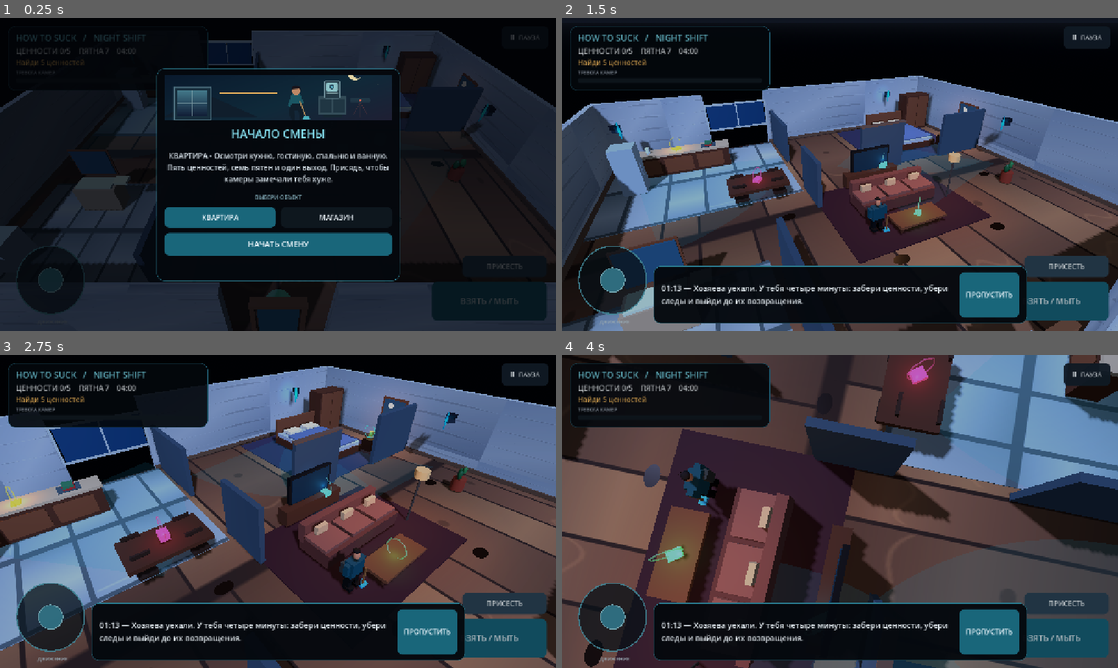
Above: before the commit, frames 1-4 (two rows, left to right).
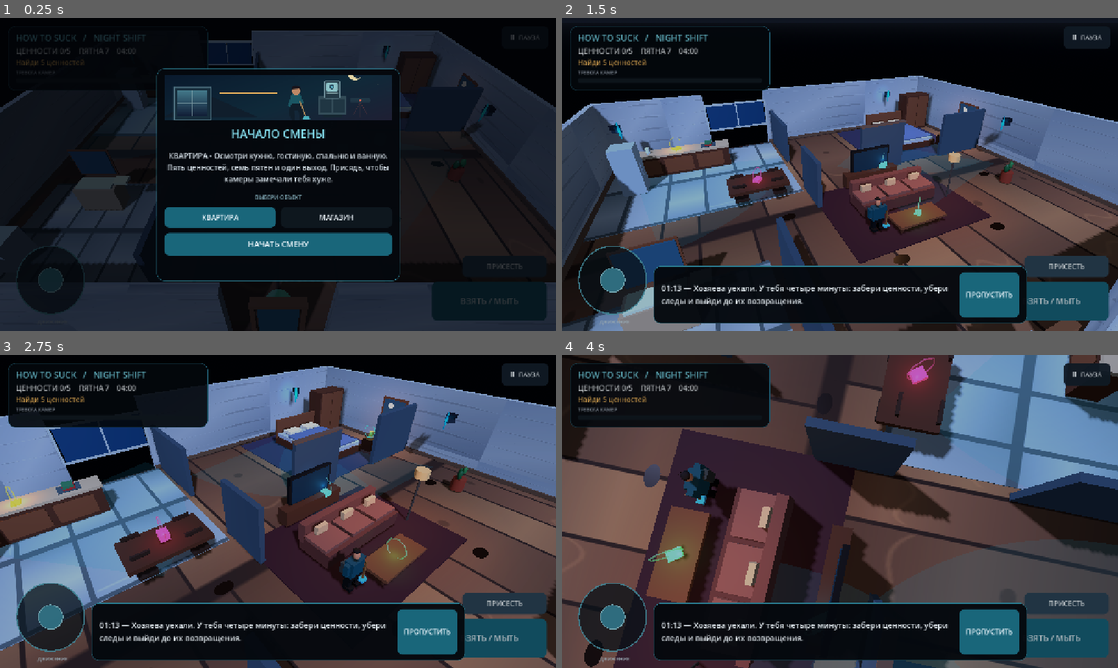
Above: after the commit, the same moments.

Repository: kirovo389-creator/How-to-suck
Game: Godot game, scene res://scenes/main.tscn
The game is run twice, just before and just after one commit, with the same random seed, the same clock (stepped at 60 frames per second) and the same inputs. Sound files missing from this copy of the repository are replaced by a short silence.
Inputs (mouse positions are in pixels of both pictures, inside the frame that each line leads up to):
- Up to frame 1 (0.25 s): no input
- Up to frame 2 (1.5 s): click "НАЧАТЬ СМЕНУ" at 0.5 s; move the mouse to (962, 158) at 1.27 s; hold Right (ui_right) from 1.28 s (still down); click (962, 158) at 1.42 s
- Up to frame 3 (2.75 s): release Right (ui_right) at 2 s; drag from (166, 527) to (250, 574) at 2.02 s
- Up to frame 4 (4 s): move the mouse to (895, 442) at 2.77 s; hold Right (ui_right) 2.78-3.5 s; drag from (812, 574) to (673, 464) at 3.52 s

The runs differ from the first frame. In frame 2, less than 0.1% of the frame differs, in the area x 57-59%, y 61-69%; in frame 3, less than 0.1%, in the area x 64-67%, y 66-75%; in frame 4, less than 0.1%.

Commit message:
Attach broom to the hand and animate it during cleaning

Diff:
--- a/scripts/player.gd
+++ b/scripts/player.gd
@@ -88,12 +88,14 @@
     var bend := 0.25 if _interaction_kind == "loot" else 0.42
     if is_instance_valid(_torso):
         _torso.rotation.x = bend * weight
-    if not _arms.is_empty():
-        var reach := -0.62 if _interaction_kind == "loot" else -1.0
-        _arms[0].rotation.x = _rest_arm_rotations[0].x + reach * weight
-        _arms[0].rotation.z = _rest_arm_rotations[0].z - 0.08 * weight
-    if _arms.size() > 1:
-        _arms[1].rotation.x = _rest_arm_rotations[1].x - 0.18 * weight
+    var active_arm_index := 1 if _interaction_kind == "dirt" else 0
+    var secondary_arm_index := 1 - active_arm_index
+    var reach := -0.62 if _interaction_kind == "loot" else -1.0
+    if active_arm_index < _arms.size():
+        _arms[active_arm_index].rotation.x = _rest_arm_rotations[active_arm_index].x + reach * weight
+        _arms[active_arm_index].rotation.z = _rest_arm_rotations[active_arm_index].z + (-0.08 if active_arm_index == 0 else 0.08) * weight
+    if secondary_arm_index < _arms.size():
+        _arms[secondary_arm_index].rotation.x = _rest_arm_rotations[secondary_arm_index].x - 0.18 * weight
     if progress >= 1.0:
         _interaction_elapsed = -1.0
         _interaction_kind = ""
@@ -134,11 +136,12 @@
         _box(shoulder, Vector3(0.0, -0.21, 0.0), Vector3(0.16, 0.43, 0.17), uniform)
         _sphere(shoulder, Vector3(0.0, -0.43, 0.035), Vector3(0.09, 0.095, 0.09), skin)
         _arms.append(shoulder)
+    # The broom is parented to the cleaner's right hand so sweeping is visible.
+    _box(_arms[1], Vector3(0.04, -0.58, 0.18), Vector3(0.055, 0.82, 0.055), Color(0.5, 0.34, 0.18))
+    _box(_arms[1], Vector3(0.04, -0.98, 0.18), Vector3(0.29, 0.08, 0.23), Color(0.22, 0.64, 0.75))
     # Work belt, shoulder strap and a small utility pouch.
     _box(_torso, Vector3(0.23, -0.18, 0.02), Vector3(0.1, 0.27, 0.11), Color(0.6, 0.39, 0.17))
     _box(_visual_root, Vector3(-0.2, 1.0, -0.2), Vector3(0.28, 0.42, 0.15), Color(0.2, 0.22, 0.2))
-    _box(_visual_root, Vector3(0.4, 0.47, 0.22), Vector3(0.055, 0.78, 0.055), Color(0.5, 0.34, 0.18))
-    _box(_visual_root, Vector3(0.4, 0.09, 0.22), Vector3(0.29, 0.08, 0.23), Color(0.22, 0.64, 0.75))
 
 func _box(parent: Node3D, position: Vector3, size: Vector3, color: Color) -> MeshInstance3D:
     var instance := MeshInstance3D.new()
--- a/tests/gameplay_smoke_test.gd
+++ b/tests/gameplay_smoke_test.gd
@@ -66,8 +66,14 @@
     await process_frame
     var shop_player_for_animation := main.get("player") as Node3D
     _check(shop_player_for_animation.has_method("play_interaction"), "player has dedicated pickup and cleaning animations")
+    var shop_arms: Array = shop_player_for_animation.get("_arms")
+    var broom_arm := shop_arms[1] as Node3D
+    var broom_arm_rotation_before := broom_arm.rotation.x
     shop_player_for_animation.call("play_interaction", "dirt")
     _check(bool(shop_player_for_animation.call("is_interacting")), "cleaning animation starts on interaction")
+    await process_frame
+    _check(not is_equal_approx(broom_arm.rotation.x, broom_arm_rotation_before),
+        "cleaning animation moves the arm holding the broom")
     await create_timer(0.72).timeout
     _check(not bool(shop_player_for_animation.call("is_interacting")), "interaction animation returns to the idle pose")
     await _complete_objectives(main)
